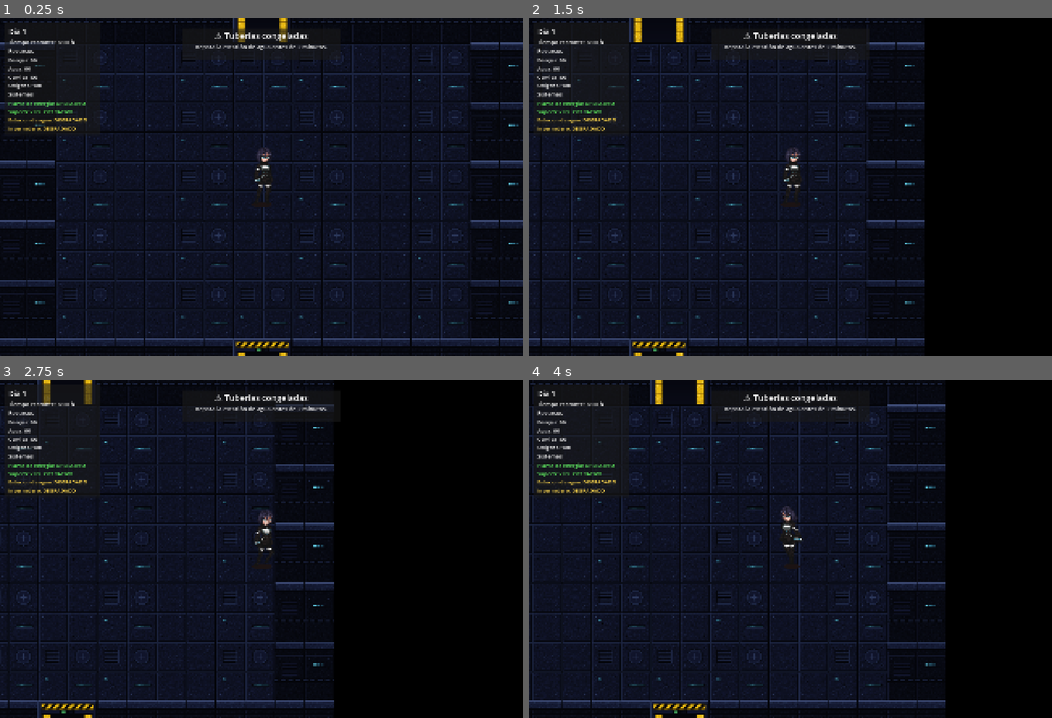
Above: before the commit, frames 1-4 (two rows, left to right).
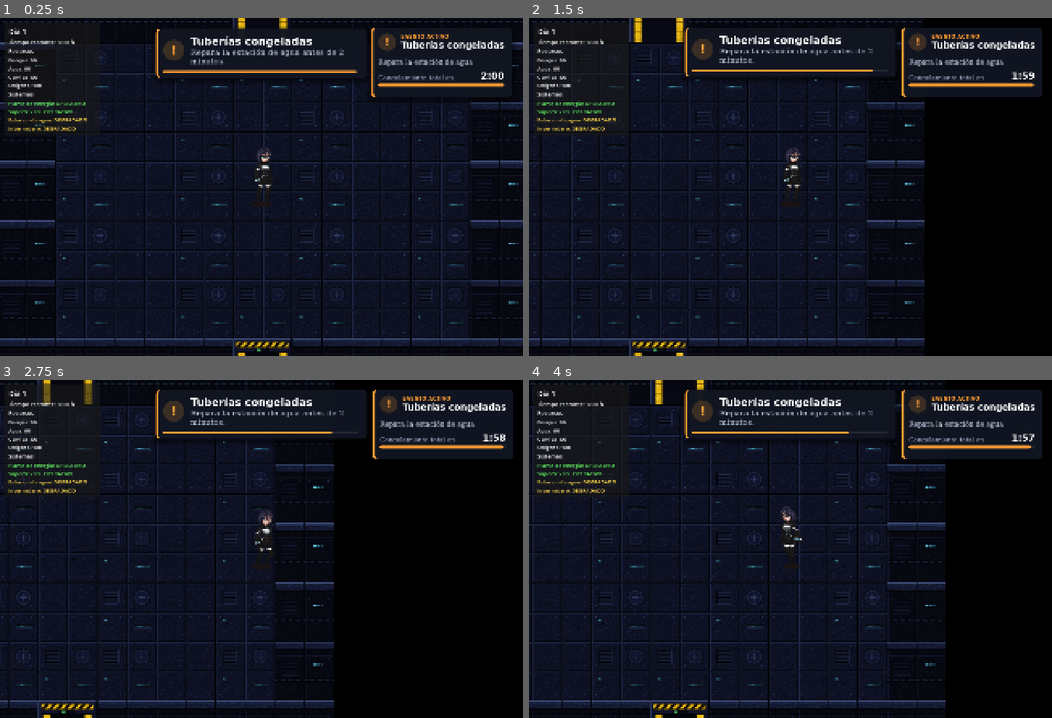
Above: after the commit, the same moments.

Repository: PabRuizzz/Los_pinganillos
Game: Godot game, scene res://game/main/main.tscn
Two runs of this game, one before a commit and one after it. Both use one fixed random seed, a clock stepped at 60 frames per second and the inputs below.
Inputs (mouse positions are in pixels of both pictures, inside the frame that each line leads up to):
- Up to frame 1 (0.25 s): no input
- Up to frame 2 (1.5 s): tap Enter at 0.5 s; move the mouse to (905, 170) at 0.52 s; hold Right (ui_right) 0.53-1.25 s; tap E (interact) at 0.6 s; click (905, 170) at 0.67 s; drag from (685, 203) to (764, 254) at 1.27 s
- Up to frame 3 (2.75 s): tap Space at 2 s; move the mouse to (313, 474) at 2.02 s; hold Right (ui_right) from 2.03 s (still down); tap E (interact) at 2.1 s; click (313, 474) at 2.17 s
- Up to frame 4 (4 s): release Right (ui_right) at 2.75 s; drag from (764, 616) to (633, 498) at 2.77 s; tap Enter at 3.5 s; move the mouse to (947, 599) at 3.52 s; hold Left (ui_left) from 3.53 s (still down); tap E (interact) at 3.6 s; click (947, 599) at 3.67 s

The runs differ from the first frame. In frame 1, 3.8% of the frame differs, in the area x 29-99%, y 2-25%; in frame 2, 6.8%; in frame 3, 7.9%, in the area x 29-99%, y 2-24%; in frame 4, 6.3%.

Commit message:
Añade seguimiento visual de eventos activos
Incorpora una tarjeta HUD que muestra el objetivo y el contador del evento activo, con avisos de urgencia. Renueva las alertas con iconos, barra de duración y animaciones.

Diff:
--- a/game/ui/alerts/alert.gd
+++ b/game/ui/alerts/alert.gd
@@ -1,38 +1,110 @@
 extends CanvasLayer
 
+# Alerta en pantalla. Entra deslizandose desde arriba, muestra una barra
+# con el tiempo que le queda y sale con un desvanecido.
+# Los estilos (fondo, bordes, fuentes) estan en la escena y se editan desde el Inspector;
+# este script solo cambia el color de acento segun el tipo de alerta.
+
+enum Kind { WARNING, DANGER, SUCCESS, INFO }
+
+@export var warning_color := Color(1.0, 0.62, 0.2)   # naranja: evento nuevo
+@export var danger_color := Color(1.0, 0.33, 0.33)   # rojo: peligro inmediato
+@export var success_color := Color(0.35, 0.85, 0.5)  # verde: problema resuelto
+@export var info_color := Color(0.4, 0.7, 1.0)       # azul: informativo
+
 @onready var panel: PanelContainer = $Panel
-@onready var title: Label = $Panel/VBox/Title
-@onready var message: Label = $Panel/VBox/Message
+@onready var icon: PanelContainer = $Panel/VBox/Content/Icon
+@onready var artwork: TextureRect = $Panel/VBox/Content/Icon/Artwork
+@onready var icon_label: Label = $Panel/VBox/Content/Icon/IconLabel
+@onready var title: Label = $Panel/VBox/Content/Texts/Title
+@onready var message: Label = $Panel/VBox/Content/Texts/Message
+@onready var time_bar: ProgressBar = $Panel/VBox/TimeBar
 
-# Evita que una alerta vieja oculte a una nueva
-var _alert_id := 0
+var _card_style: StyleBoxFlat
+var _icon_style: StyleBoxFlat
+var _bar_style: StyleBoxFlat
+var _rest_y := 0.0
+var _tween: Tween
 
 
 func _ready():
 	panel.visible = false
+	_rest_y = panel.offset_top
+
+	# Copias propias de los estilos para poder cambiarles el color sin tocar el recurso original
+	_card_style = _own_style(panel, "panel")
+	_icon_style = _own_style(icon, "panel")
+	_bar_style = _own_style(time_bar, "fill")
+
 	Events.event_started.connect(_on_event_started)
 	Events.event_resolved.connect(_on_event_resolved)
 	Oxygen.oxygen_low.connect(_on_oxygen_low)
 
 
-func _on_oxygen_low():
-	show_alert("⚠ Oxígeno bajo", "Regresa a la base para recuperar oxígeno.", 5.0)
-
-
 func _on_event_started(_type, event_title: String, event_message: String):
-	show_alert("⚠ " + event_title, event_message)
+	show_alert(event_title, event_message, 20.0, Kind.WARNING)
 
 
 func _on_event_resolved(_type):
-	show_alert("Evento resuelto", "La estación volvió a operar.", 3.0)
+	show_alert("Evento resuelto", "La estación volvió a operar.", 4.0, Kind.SUCCESS)
 
 
-func show_alert(t: String, m: String, duration := 20.0):
-	_alert_id += 1
-	var my_id = _alert_id
+func _on_oxygen_low():
+	show_alert("Oxígeno bajo", "Regresa a la base para recuperar oxígeno.", 6.0, Kind.DANGER)
+
+
+func show_alert(t: String, m: String, duration := 20.0, kind := Kind.WARNING):
 	title.text = t
 	message.text = m
+	_apply_kind(kind)
+
+	if _tween:
+		_tween.kill()
+
 	panel.visible = true
-	await get_tree().create_timer(duration).timeout
-	if my_id == _alert_id:
-		panel.visible = false
+	panel.modulate.a = 0.0
+	panel.position.y = _rest_y - 40.0
+	time_bar.value = 100.0
+
+	_tween = create_tween()
+	# Entrada: aparece y baja con un pequeño rebote
+	_tween.tween_property(panel, "modulate:a", 1.0, 0.25)
+	_tween.parallel().tween_property(panel, "position:y", _rest_y, 0.4) \
+		.set_trans(Tween.TRANS_BACK).set_ease(Tween.EASE_OUT)
+	# La barra se vacia mientras la alerta esta visible
+	_tween.parallel().tween_property(time_bar, "value", 0.0, duration)
+	# Salida
+	_tween.tween_property(panel, "modulate:a", 0.0, 0.3)
+	_tween.tween_callback(func(): panel.visible = false)
+
+
+func _apply_kind(kind: Kind):
+	var color: Color
+	var glyph: String
+	match kind:
+		Kind.DANGER:
+			color = danger_color
+			glyph = "!"
+		Kind.SUCCESS:
+			color = success_color
+			glyph = "✓"
+		Kind.INFO:
+			color = info_color
+			glyph = "i"
+		_:
+			color = warning_color
+			glyph = "!"
+
+	_card_style.border_color = color
+	_icon_style.bg_color = Color(color, 0.18)
+	_bar_style.bg_color = color
+	icon_label.add_theme_color_override("font_color", color)
+	icon_label.text = glyph
+	# Si frontend asigna una imagen en Artwork, se usa en lugar del simbolo
+	icon_label.visible = artwork.texture == null
+
+
+func _own_style(node: Control, style_name: String) -> StyleBoxFlat:
+	var style: StyleBoxFlat = node.get_theme_stylebox(style_name).duplicate()
+	node.add_theme_stylebox_override(style_name, style)
+	return style
--- a/game/ui/alerts/alert.tscn
+++ b/game/ui/alerts/alert.tscn
@@ -2,40 +2,127 @@
 
 [ext_resource type="Script" uid="uid://wus7yt6yhb4r" path="res://game/ui/alerts/alert.gd" id="1_alert"]
 
-[node name="Alert" type="CanvasLayer" unique_id=1316166008]
+[sub_resource type="SystemFont" id="SystemFont_title"]
+font_names = PackedStringArray("Segoe UI", "Roboto", "Helvetica Neue", "Arial", "Sans-Serif")
+font_weight = 700
+
+[sub_resource type="SystemFont" id="SystemFont_body"]
+font_names = PackedStringArray("Segoe UI", "Roboto", "Helvetica Neue", "Arial", "Sans-Serif")
+
+[sub_resource type="StyleBoxFlat" id="StyleBox_card"]
+content_margin_left = 28.0
+content_margin_top = 24.0
+content_margin_right = 32.0
+content_margin_bottom = 20.0
+bg_color = Color(0.067, 0.086, 0.133, 0.94)
+border_width_left = 10
+border_color = Color(1, 0.62, 0.2, 1)
+corner_radius_top_left = 16
+corner_radius_top_right = 16
+corner_radius_bottom_right = 16
+corner_radius_bottom_left = 16
+shadow_color = Color(0, 0, 0, 0.45)
+shadow_size = 20
+shadow_offset = Vector2(0, 8)
+
+[sub_resource type="StyleBoxFlat" id="StyleBox_icon"]
+bg_color = Color(1, 0.62, 0.2, 0.18)
+corner_radius_top_left = 40
+corner_radius_top_right = 40
+corner_radius_bottom_right = 40
+corner_radius_bottom_left = 40
+
+[sub_resource type="StyleBoxFlat" id="StyleBox_bar_bg"]
+bg_color = Color(1, 1, 1, 0.08)
+corner_radius_top_left = 4
+corner_radius_top_right = 4
+corner_radius_bottom_right = 4
+corner_radius_bottom_left = 4
+
+[sub_resource type="StyleBoxFlat" id="StyleBox_bar_fill"]
+bg_color = Color(1, 0.62, 0.2, 1)
+corner_radius_top_left = 4
+corner_radius_top_right = 4
+corner_radius_bottom_right = 4
+corner_radius_bottom_left = 4
+
+[node name="Alert" type="CanvasLayer"]
 layer = 10
 script = ExtResource("1_alert")
 
-[node name="Panel" type="PanelContainer" parent="." unique_id=1645306605]
+[node name="Panel" type="PanelContainer" parent="."]
 visible = false
 anchors_preset = 5
 anchor_left = 0.5
 anchor_right = 0.5
-offset_left = -300.0
-offset_top = 40.0
-offset_right = 300.0
-offset_bottom = 160.0
+offset_left = -400.0
+offset_top = 36.0
+offset_right = 400.0
+offset_bottom = 196.0
 grow_horizontal = 2
 mouse_filter = 2
+theme_override_styles/panel = SubResource("StyleBox_card")
 
-[node name="VBox" type="VBoxContainer" parent="Panel" unique_id=1654013772]
+[node name="VBox" type="VBoxContainer" parent="Panel"]
 layout_mode = 2
 mouse_filter = 2
+theme_override_constants/separation = 18
 
-[node name="Artwork" type="TextureRect" parent="Panel/VBox" unique_id=1698722527]
+[node name="Content" type="HBoxContainer" parent="Panel/VBox"]
 layout_mode = 2
+mouse_filter = 2
+theme_override_constants/separation = 24
+
+[node name="Icon" type="PanelContainer" parent="Panel/VBox/Content"]
+custom_minimum_size = Vector2(80, 80)
+layout_mode = 2
+size_flags_vertical = 4
+mouse_filter = 2
+theme_override_styles/panel = SubResource("StyleBox_icon")
+
+[node name="Artwork" type="TextureRect" parent="Panel/VBox/Content/Icon"]
+layout_mode = 2
+mouse_filter = 2
 expand_mode = 1
 stretch_mode = 5
 
-[node name="Title" type="Label" parent="Panel/VBox" unique_id=1523318385]
+[node name="IconLabel" type="Label" parent="Panel/VBox/Content/Icon"]
 layout_mode = 2
-theme_override_font_sizes/font_size = 32
+theme_override_colors/font_color = Color(1, 0.62, 0.2, 1)
+theme_override_fonts/font = SubResource("SystemFont_title")
+theme_override_font_sizes/font_size = 48
+text = "!"
+horizontal_alignment = 1
+vertical_alignment = 1
+
+[node name="Texts" type="VBoxContainer" parent="Panel/VBox/Content"]
+layout_mode = 2
+size_flags_horizontal = 3
+mouse_filter = 2
+theme_override_constants/separation = 4
+alignment = 1
+
+[node name="Title" type="Label" parent="Panel/VBox/Content/Texts"]
+layout_mode = 2
+theme_override_colors/font_color = Color(1, 1, 1, 1)
+theme_override_fonts/font = SubResource("SystemFont_title")
+theme_override_font_sizes/font_size = 40
 text = "Evento"
-horizontal_alignment = 1
 
-[node name="Message" type="Label" parent="Panel/VBox" unique_id=1257233400]
+[node name="Message" type="Label" parent="Panel/VBox/Content/Texts"]
+custom_minimum_size = Vector2(600, 0)
 layout_mode = 2
-theme_override_font_sizes/font_size = 22
+theme_override_colors/font_color = Color(0.8, 0.84, 0.92, 1)
+theme_override_fonts/font = SubResource("SystemFont_body")
+theme_override_font_sizes/font_size = 30
 text = "Mensaje del evento"
-horizontal_alignment = 1
 autowrap_mode = 3
+
+[node name="TimeBar" type="ProgressBar" parent="Panel/VBox"]
+custom_minimum_size = Vector2(0, 8)
+layout_mode = 2
+mouse_filter = 2
+theme_override_styles/background = SubResource("StyleBox_bar_bg")
+theme_override_styles/fill = SubResource("StyleBox_bar_fill")
+value = 100.0
+show_percentage = false
--- /dev/null
+++ b/game/ui/event_tracker/event_tracker.gd
@@ -0,0 +1,159 @@
+extends CanvasLayer
+
+# Tarjeta en la esquina superior derecha con el evento activo:
+# que hay que reparar y su contador (bateria, tiempo restante u oxigeno).
+# Se muestra sola cuando hay un evento y se oculta al resolverlo.
+# Los estilos estan en la escena; aqui solo se cambian textos y colores.
+
+@export var warning_color := Color(1.0, 0.62, 0.2)  # naranja: hay tiempo
+@export var danger_color := Color(1.0, 0.33, 0.33)  # rojo: queda poco
+# Por debajo de esta fraccion del contador se pone en rojo y parpadea
+@export_range(0.0, 1.0) var danger_threshold := 0.3
+
+@onready var card: PanelContainer = $Card
+@onready var icon: PanelContainer = $Card/VBox/Header/Icon
+@onready var artwork: TextureRect = $Card/VBox/Header/Icon/Artwork
+@onready var icon_label: Label = $Card/VBox/Header/Icon/IconLabel
+@onready var caption: Label = $Card/VBox/Header/HeaderTexts/Caption
+@onready var event_name: Label = $Card/VBox/Header/HeaderTexts/EventName
+@onready var objective: Label = $Card/VBox/Objective
+@onready var counter: VBoxContainer = $Card/VBox/Counter
+@onready var counter_name: Label = $Card/VBox/Counter/CounterRow/CounterName
+@onready var counter_value: Label = $Card/VBox/Counter/CounterRow/CounterValue
+@onready var counter_bar: ProgressBar = $Card/VBox/Counter/CounterBar
+
+var _card_style: StyleBoxFlat
+var _icon_style: StyleBoxFlat
+var _bar_style: StyleBoxFlat
+var _rest_x := 0.0
+var _shown_event = Events.EventTypes.NONE
+var _tween: Tween
+var _pulse_time := 0.0
+
+
+func _ready():
+	card.visible = false
+	_rest_x = card.offset_left
+	_card_style = _own_style(card, "panel")
+	_icon_style = _own_style(icon, "panel")
+	_bar_style = _own_style(counter_bar, "fill")
+
+
+func _process(delta):
+	var current = Events.actual_EventType
+	if current != _shown_event:
+		_shown_event = current
+		if current == Events.EventTypes.NONE:
+			_hide_card()
+		else:
+			_show_card()
+
+	if current != Events.EventTypes.NONE:
+		_update_card(current, delta)
+
+
+# ---------- Contenido de cada evento ----------
+
+func _update_card(type, delta):
+	event_name.text = Events.EVENT_INFO[type][0]
+	icon_label.visible = artwork.texture == null
+
+	# ratio = cuanto le queda al contador (1 = lleno, 0 = vacio). -1 = sin contador.
+	var ratio := -1.0
+	match type:
+		Events.EventTypes.TORMENTA_ARENA:
+			objective.text = "Repara la planta de energía"
+			if Events.battery_active:
+				ratio = Events.emergency_battery / 100.0
+				_set_counter("Batería de emergencia", "%d %%" % ceili(Events.emergency_battery), ratio)
+			else:
+				ratio = float(Resources.oxygen) / Resources.MAX_RESOURCE
+				_set_counter("Batería agotada · Oxígeno", "%d %%" % int(Resources.oxygen), ratio)
+
+		Events.EventTypes.PERDIDA_PRESION:
+			objective.text = "Repara el soporte vital"
+			ratio = float(Resources.oxygen) / Resources.MAX_RESOURCE
+			_set_counter("Oxígeno", "%d %%" % int(Resources.oxygen), ratio)
+
+		Events.EventTypes.FALTA_ENERGIA:
+			objective.text = "Repara la planta de energía para recuperar el invernadero"
+
+		Events.EventTypes.CONGELAMIENTO_TUBERIAS:
+			objective.text = "Repara la estación de agua"
+			ratio = Events.pipe_timer / Events.PIPE_TIME_LIMIT
+			var label = "Congelamiento total en" if Events.pipe_timer_active else "Tuberías congeladas"
+			_set_counter(label, _format_time(Events.pipe_timer), ratio)
+
+		Events.EventTypes.HONGOS_INVERNADERO:
+			objective.text = "Repara el invernadero"
+			ratio = Events.fungus_timer / Events.FUNGUS_TIME_LIMIT
+			var label = "La plaga se extiende en" if Events.fungus_timer_active else "Plaga extendida"
+			_set_counter(label, _format_time(Events.fungus_timer), ratio)
+
+	counter.visible = ratio >= 0.0
+	_apply_urgency(ratio, delta)
+
+
+func _set_counter(label: String, value: String, ratio: float):
+	counter_name.text = label
+	counter_value.text = value
+	counter_bar.value = clampf(ratio, 0.0, 1.0) * 100.0
+
+
+# 95.3 s -> "1:36"
+func _format_time(seconds: float) -> String:
+	var s = ceili(maxf(seconds, 0.0))
+	return "%d:%02d" % [s / 60, s % 60]
+
+
+# Naranja mientras hay margen; rojo y parpadeando cuando queda poco
+func _apply_urgency(ratio: float, delta: float):
+	var urgent = ratio >= 0.0 and ratio < danger_threshold
+	var color = danger_color if urgent else warning_color
+
+	_card_style.border_color = color
+	_icon_style.bg_color = Color(color, 0.18)
+	_bar_style.bg_color = color
+	icon_label.add_theme_color_override("font_color", color)
+	caption.add_theme_color_override("font_color", color)
+	caption.text = "¡URGENTE!" if urgent else "EVENTO ACTIVO"
+
+	if urgent:
+		_pulse_time += delta
+		counter_value.modulate.a = 0.55 + 0.45 * absf(cos(_pulse_time * 4.0))
+	else:
+		_pulse_time = 0.0
+		counter_value.modulate.a = 1.0
+
+
+# ---------- Animaciones ----------
+
+func _show_card():
+	if _tween:
+		_tween.kill()
+	card.visible = true
+	card.modulate.a = 0.0
+	# Se anima offset_left/right (relativos al borde derecho) para no depender del tamaño de pantalla
+	var width = card.offset_right - card.offset_left
+	card.offset_left = _rest_x + 60.0
+	card.offset_right = card.offset_left + width
+	_tween = create_tween()
+	_tween.tween_property(card, "modulate:a", 1.0, 0.25)
+	_tween.parallel().tween_property(card, "offset_left", _rest_x, 0.4) \
+		.set_trans(Tween.TRANS_BACK).set_ease(Tween.EASE_OUT)
+	_tween.parallel().tween_property(card, "offset_right", _rest_x + width, 0.4) \
+		.set_trans(Tween.TRANS_BACK).set_ease(Tween.EASE_OUT)
+
+
+func _hide_card():
+	if _tween:
+		_tween.kill()
+	_tween = create_tween()
+	_tween.tween_property(card, "modulate:a", 0.0, 0.3)
+	_tween.tween_callback(func(): card.visible = false)
+
+
+func _own_style(node: Control, style_name: String) -> StyleBoxFlat:
+	var style: StyleBoxFlat = node.get_theme_stylebox(style_name).duplicate()
+	node.add_theme_stylebox_override(style_name, style)
+	return style
--- /dev/null
+++ b/game/ui/event_tracker/event_tracker.tscn
@@ -0,0 +1,172 @@
+[gd_scene format=3]
+
+[ext_resource type="Script" path="res://game/ui/event_tracker/event_tracker.gd" id="1_tracker"]
+
+[sub_resource type="SystemFont" id="SystemFont_title"]
+font_names = PackedStringArray("Segoe UI", "Roboto", "Helvetica Neue", "Arial", "Sans-Serif")
+font_weight = 700
+
+[sub_resource type="SystemFont" id="SystemFont_body"]
+font_names = PackedStringArray("Segoe UI", "Roboto", "Helvetica Neue", "Arial", "Sans-Serif")
+
+[sub_resource type="StyleBoxFlat" id="StyleBox_card"]
+content_margin_left = 28.0
+content_margin_top = 22.0
+content_margin_right = 28.0
+content_margin_bottom = 24.0
+bg_color = Color(0.067, 0.086, 0.133, 0.94)
+border_width_left = 10
+border_color = Color(1, 0.62, 0.2, 1)
+corner_radius_top_left = 16
+corner_radius_top_right = 16
+corner_radius_bottom_right = 16
+corner_radius_bottom_left = 16
+shadow_color = Color(0, 0, 0, 0.45)
+shadow_size = 20
+shadow_offset = Vector2(0, 8)
+
+[sub_resource type="StyleBoxFlat" id="StyleBox_icon"]
+bg_color = Color(1, 0.62, 0.2, 0.18)
+corner_radius_top_left = 34
+corner_radius_top_right = 34
+corner_radius_bottom_right = 34
+corner_radius_bottom_left = 34
+
+[sub_resource type="StyleBoxFlat" id="StyleBox_divider"]
+bg_color = Color(1, 1, 1, 0.08)
+content_margin_top = 1.0
+content_margin_bottom = 1.0
+
+[sub_resource type="StyleBoxFlat" id="StyleBox_bar_bg"]
+bg_color = Color(1, 1, 1, 0.08)
+corner_radius_top_left = 6
+corner_radius_top_right = 6
+corner_radius_bottom_right = 6
+corner_radius_bottom_left = 6
+
+[sub_resource type="StyleBoxFlat" id="StyleBox_bar_fill"]
+bg_color = Color(1, 0.62, 0.2, 1)
+corner_radius_top_left = 6
+corner_radius_top_right = 6
+corner_radius_bottom_right = 6
+corner_radius_bottom_left = 6
+
+[node name="EventTracker" type="CanvasLayer"]
+layer = 6
+script = ExtResource("1_tracker")
+
+[node name="Card" type="PanelContainer" parent="."]
+visible = false
+anchors_preset = 1
+anchor_left = 1.0
+anchor_right = 1.0
+offset_left = -556.0
+offset_top = 36.0
+offset_right = -36.0
+offset_bottom = 300.0
+grow_horizontal = 0
+mouse_filter = 2
+theme_override_styles/panel = SubResource("StyleBox_card")
+
+[node name="VBox" type="VBoxContainer" parent="Card"]
+layout_mode = 2
+mouse_filter = 2
+theme_override_constants/separation = 14
+
+[node name="Header" type="HBoxContainer" parent="Card/VBox"]
+layout_mode = 2
+mouse_filter = 2
+theme_override_constants/separation = 18
+
+[node name="Icon" type="PanelContainer" parent="Card/VBox/Header"]
+custom_minimum_size = Vector2(68, 68)
+layout_mode = 2
+size_flags_vertical = 4
+mouse_filter = 2
+theme_override_styles/panel = SubResource("StyleBox_icon")
+
+[node name="Artwork" type="TextureRect" parent="Card/VBox/Header/Icon"]
+layout_mode = 2
+mouse_filter = 2
+expand_mode = 1
+stretch_mode = 5
+
+[node name="IconLabel" type="Label" parent="Card/VBox/Header/Icon"]
+layout_mode = 2
+theme_override_colors/font_color = Color(1, 0.62, 0.2, 1)
+theme_override_fonts/font = SubResource("SystemFont_title")
+theme_override_font_sizes/font_size = 40
+text = "!"
+horizontal_alignment = 1
+vertical_alignment = 1
+
+[node name="HeaderTexts" type="VBoxContainer" parent="Card/VBox/Header"]
+layout_mode = 2
+size_flags_horizontal = 3
+mouse_filter = 2
+theme_override_constants/separation = 0
+alignment = 1
+
+[node name="Caption" type="Label" parent="Card/VBox/Header/HeaderTexts"]
+layout_mode = 2
+theme_override_colors/font_color = Color(1, 0.62, 0.2, 1)
+theme_override_fonts/font = SubResource("SystemFont_title")
+theme_override_font_sizes/font_size = 20
+text = "EVENTO ACTIVO"
+
+[node name="EventName" type="Label" parent="Card/VBox/Header/HeaderTexts"]
+layout_mode = 2
+theme_override_colors/font_color = Color(1, 1, 1, 1)
+theme_override_fonts/font = SubResource("SystemFont_title")
+theme_override_font_sizes/font_size = 34
+text = "Tormenta de arena"
+
+[node name="Divider" type="Panel" parent="Card/VBox"]
+custom_minimum_size = Vector2(0, 2)
+layout_mode = 2
+mouse_filter = 2
+theme_override_styles/panel = SubResource("StyleBox_divider")
+
+[node name="Objective" type="Label" parent="Card/VBox"]
+custom_minimum_size = Vector2(440, 0)
+layout_mode = 2
+theme_override_colors/font_color = Color(0.8, 0.84, 0.92, 1)
+theme_override_fonts/font = SubResource("SystemFont_body")
+theme_override_font_sizes/font_size = 26
+text = "Repara la planta de energía"
+autowrap_mode = 3
+
+[node name="Counter" type="VBoxContainer" parent="Card/VBox"]
+layout_mode = 2
+mouse_filter = 2
+theme_override_constants/separation = 8
+
+[node name="CounterRow" type="HBoxContainer" parent="Card/VBox/Counter"]
+layout_mode = 2
+mouse_filter = 2
+
+[node name="CounterName" type="Label" parent="Card/VBox/Counter/CounterRow"]
+layout_mode = 2
+size_flags_horizontal = 3
+size_flags_vertical = 8
+theme_override_colors/font_color = Color(0.62, 0.67, 0.78, 1)
+theme_override_fonts/font = SubResource("SystemFont_body")
+theme_override_font_sizes/font_size = 24
+text = "Batería de emergencia"
+
+[node name="CounterValue" type="Label" parent="Card/VBox/Counter/CounterRow"]
+layout_mode = 2
+theme_override_colors/font_color = Color(1, 1, 1, 1)
+theme_override_fonts/font = SubResource("SystemFont_title")
+theme_override_font_sizes/font_size = 36
+text = "100 %"
+horizontal_alignment = 2
+
+[node name="CounterBar" type="ProgressBar" parent="Card/VBox/Counter"]
+custom_minimum_size = Vector2(0, 12)
+layout_mode = 2
+mouse_filter = 2
+theme_override_styles/background = SubResource("StyleBox_bar_bg")
+theme_override_styles/fill = SubResource("StyleBox_bar_fill")
+value = 100.0
+show_percentage = false
--- a/project.godot
+++ b/project.godot
@@ -25,6 +25,7 @@
 Oxygen="*res://game/systems/oxygen/oxygen.gd"
 Alert="*res://game/ui/alerts/alert.tscn"
 HUD="*res://game/ui/hud/hud.tscn"
+EventTracker="*res://game/ui/event_tracker/event_tracker.tscn"
 GameOver="*res://game/ui/game_over/game_over.tscn"
 
 [display]
Not shown, added: game/ui/event_tracker/event_tracker.gd.uid
